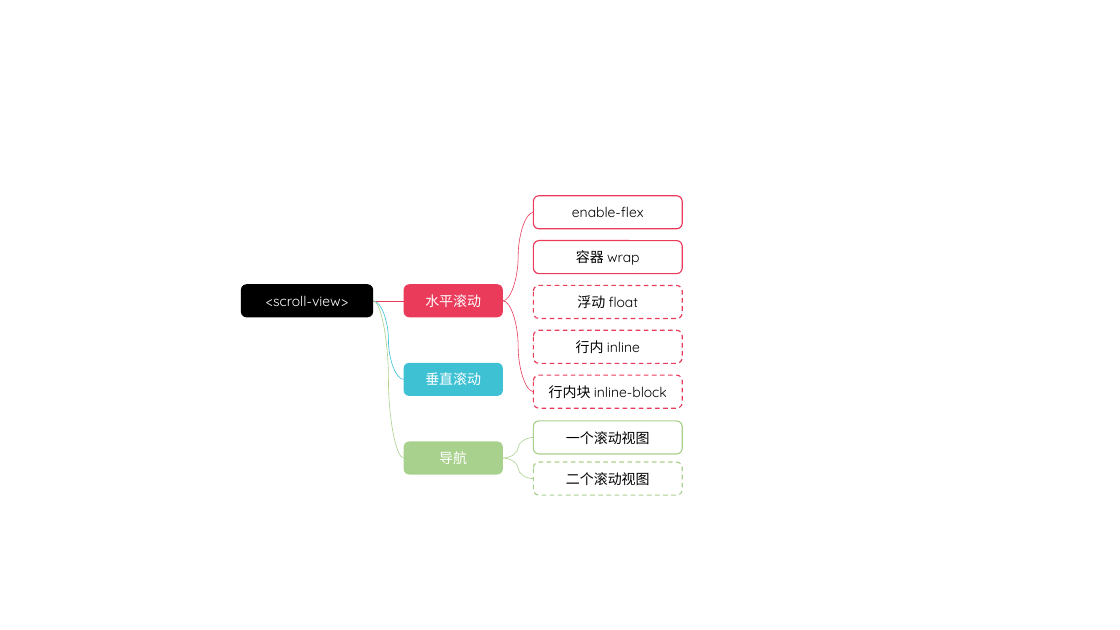
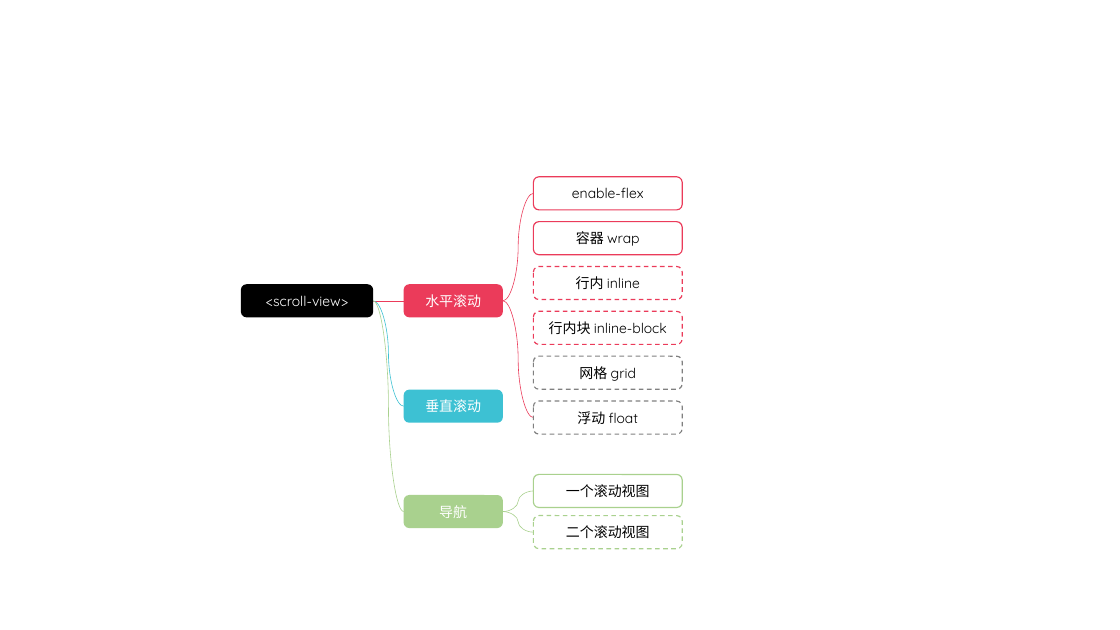
Before and after one commit to glpla/glpla.github.io, a slide deck: slide 20 of utils/file/charts.pptx. Drawn at 1120x630 pixels with LibreOffice and Linux fonts; fonts in the diff are those of the drawing. Boxes give left, top, right and bottom in pixels: in the first picture for what was removed or moved away, otherwise in the second. Text is boxed around its words. In the diff, an @@ line names an element or a change of style, - is before the commit and + after.

```diff
--- a/utils/file/charts.pptx
+++ b/utils/file/charts.pptx
@@ curved line moved from (503, 301) - (534, 213) to (503, 301) - (534, 193) @@
@@ rounded rectangle "行内 inline": place and size @@
-rounded rectangle "行内 inline" at [534,376,682,408]
+rounded rectangle "行内 inline" at [534,266,682,299]
@@ text in rounded rectangle at [576,276,640,289]: text changed @@
-行内块 inline-block
+行内 inline
@@ curved line moved from (404, 380) - (373, 301) to (404, 407) - (373, 301) @@
@@ curved line moved from (404, 458) - (373, 301) to (404, 512) - (373, 301) @@
@@ curved line moved from (503, 301) - (534, 392) to (503, 301) - (534, 418) @@
@@ 3 rounded rectangles: place and size @@
-3 rounded rectangles at [534,196,682,363]
+3 rounded rectangles at [534,177,682,344]
@@ text in rounded rectangle at [549,321,667,334]: text changed @@
-行内 inline
+行内块 inline-block
@@ rounded rectangle added at [534,356,682,389], outline #808080 1 pt dashed, 12 pt, text #000000 @@
+网格 grid
@@ rounded rectangle "垂直滚动": place and size @@
-rounded rectangle "垂直滚动" at [404,363,503,396]
+rounded rectangle "垂直滚动" at [404,390,503,423]
@@ rounded rectangle "浮动 float": place and size @@
-rounded rectangle "浮动 float" at [534,286,682,318]
+rounded rectangle "浮动 float" at [534,401,682,434]
@@ rounded rectangle "浮动 float" at [534,401,682,434]: outline #EB3B5A 1 pt dashed to #808080 1 pt dashed @@
@@ 3 rounded rectangles, 2 curved lines: place and size @@
-3 rounded rectangles, 2 curved lines at [404,421,682,495]
+3 rounded rectangles, 2 curved lines at [404,475,682,549]
```
Also in this commit, not shown: 2 other files.
